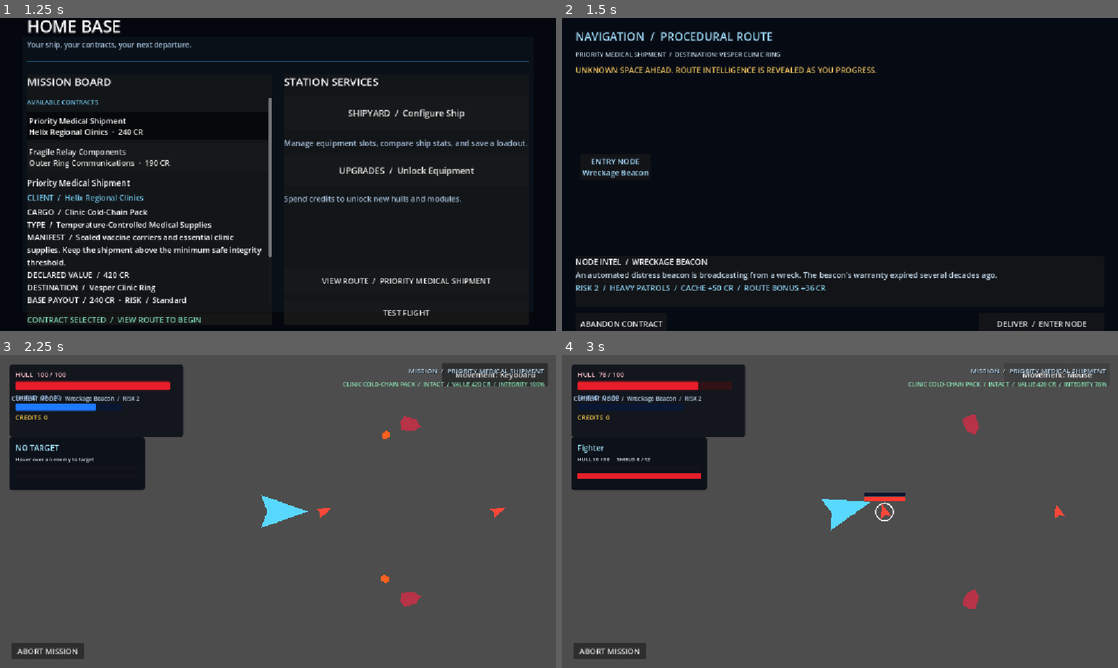
Above: before the commit, frames 1-4 (two rows, left to right).
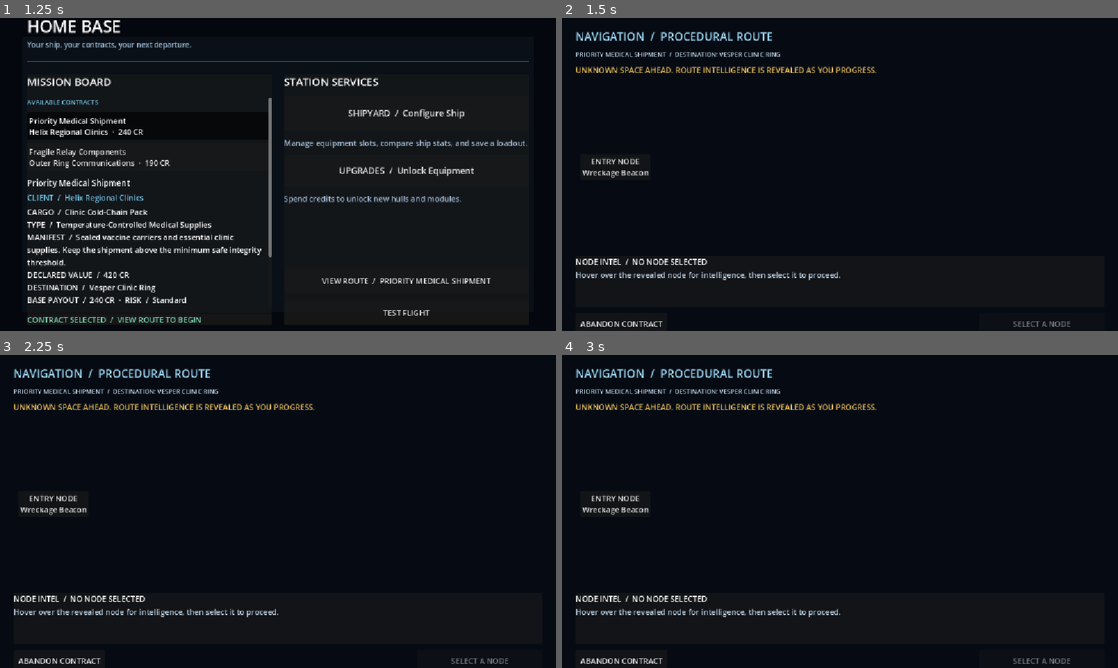
Above: after the commit, the same moments.

Repository: Bbran4/SpaceDelivery
Game: Godot game, scene res://scenes/hq.tscn
The game is run twice, just before and just after one commit, with the same random seed, the same clock (stepped at 60 frames per second) and the same inputs.
Inputs (mouse positions are in pixels of both pictures, inside the frame that each line leads up to):
- Up to frame 1 (1.25 s): click "Priority Medical Shipment Hel…" at 0.5 s
- Up to frame 2 (1.5 s): click "VIEW ROUTE / PRIORITY MEDICAL…" at 1.25 s
- Up to frame 3 (2.25 s): click (478, 661) at 2 s, where only the run before the commit has a clickable "DELIVER / ENTER NODE"
- Up to frame 4 (3 s): click (1056, 373) at 2.75 s, where only the run before the commit has a clickable "Movement: Keyboard"

Frame 1 is identical in both runs. In frame 2, 1.9% of the frame differs, in the area x 2-95%, y 45-99%; in frame 3, 91%; in frame 4, 91%, in the area x 0-100%, y 0-100%.

Commit message:
Require explicit node selection before entering each route stage

Diff:
--- a/scripts/mission_run_state.gd
+++ b/scripts/mission_run_state.gd
@@ -35,7 +35,7 @@
 	accumulated_salvage_cache = 0
 	credits_collected_this_mission = 0
 	current_node_id = generated_route_nodes[0].node_id if not generated_route_nodes.is_empty() else &""
-	selected_route_node_id = current_node_id
+	selected_route_node_id = &""
 	selected_branch_node_id = &""
 	if current_node_id != &"":
 		visible_node_ids.append(current_node_id)
@@ -68,7 +68,7 @@
 	for next_id: StringName in node.next_node_ids:
 		if not visible_node_ids.has(next_id):
 			visible_node_ids.append(next_id)
-	selected_route_node_id = StringName(node.next_node_ids[0]) if not node.next_node_ids.is_empty() else &""
+	selected_route_node_id = &""
 
 
 func add_node_rewards(node: MissionRouteNode, credits_before: int, credits_after: int) -> void:
